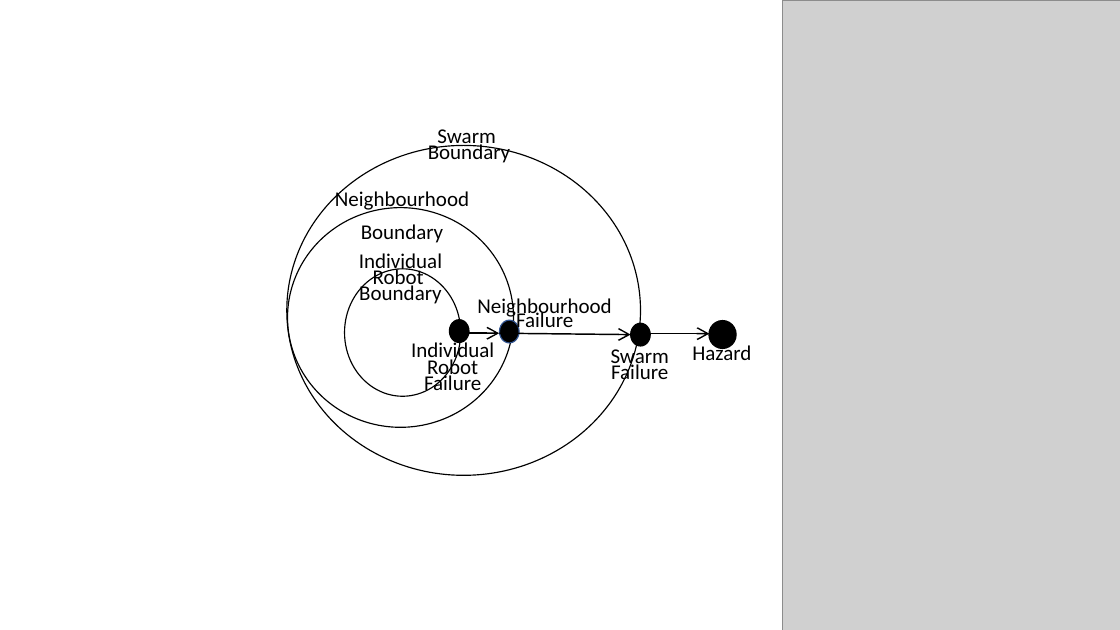
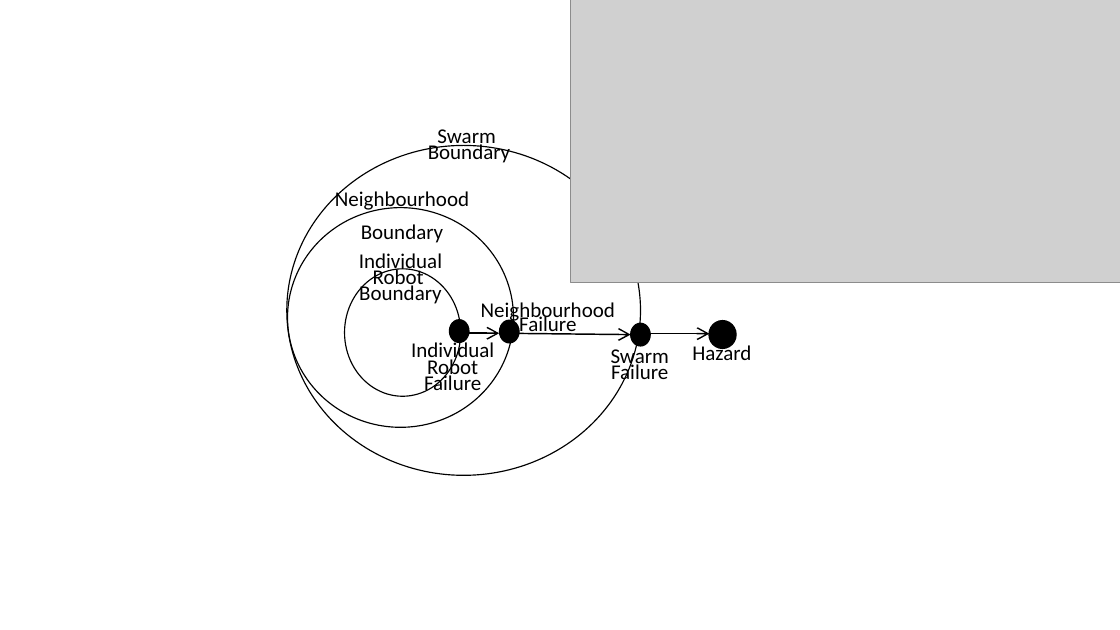
Before and after one commit to TSL-UOB/AERoS, a slide deck: slide 1 of source/figures/Figs_Artwork_2023-02-09.pptx. Drawn at 1120x630 pixels with LibreOffice and Linux fonts; fonts in the diff are those of the drawing; grey boxes stand for pictures. Boxes give left, top, right and bottom in pixels: in the first picture for what was removed or moved away, otherwise in the second. Text is boxed around its words. In the diff, an @@ line names an element or a change of style, - is before the commit and + after.

```diff
--- a/source/figures/Figs_Artwork_2023-02-09.pptx
+++ b/source/figures/Figs_Artwork_2023-02-09.pptx
@@ picture added at box(571, 0, 1120, 282) @@
@@ picture removed at box(782, 0, 1120, 630) @@
@@ text "Neighbourhood": place and size @@
-text "Neighbourhood" at box(477, 296, 611, 334)
+text "Neighbourhood" at box(481, 299, 615, 335)
@@ ellipse at box(500, 320, 519, 343): outline #325491 1 pt to #000000 1 pt @@
```
Also in this commit, not shown: 6 other slides changed, 2 slides added, 1 slide removed, 17 other files.
